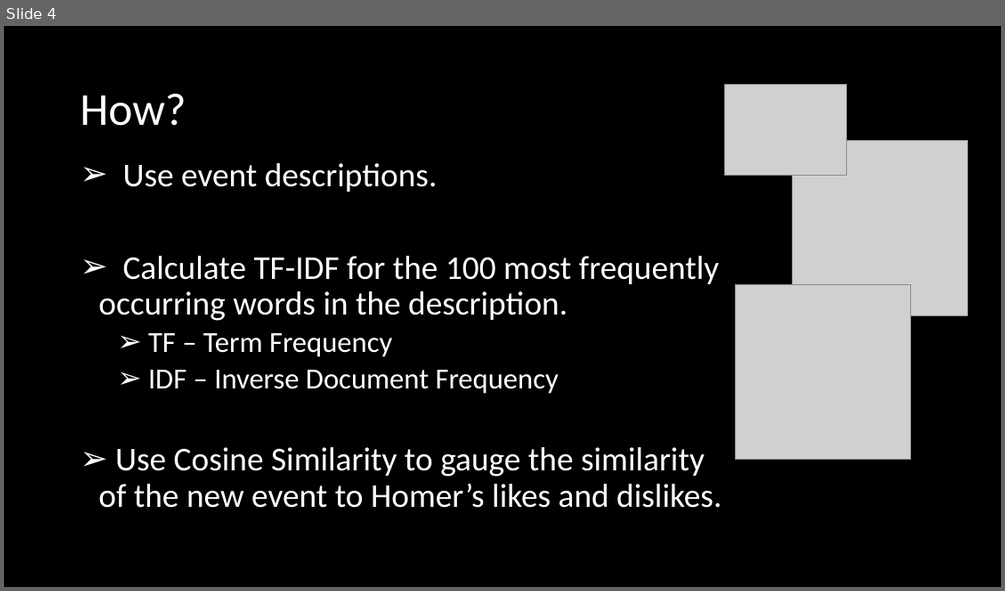
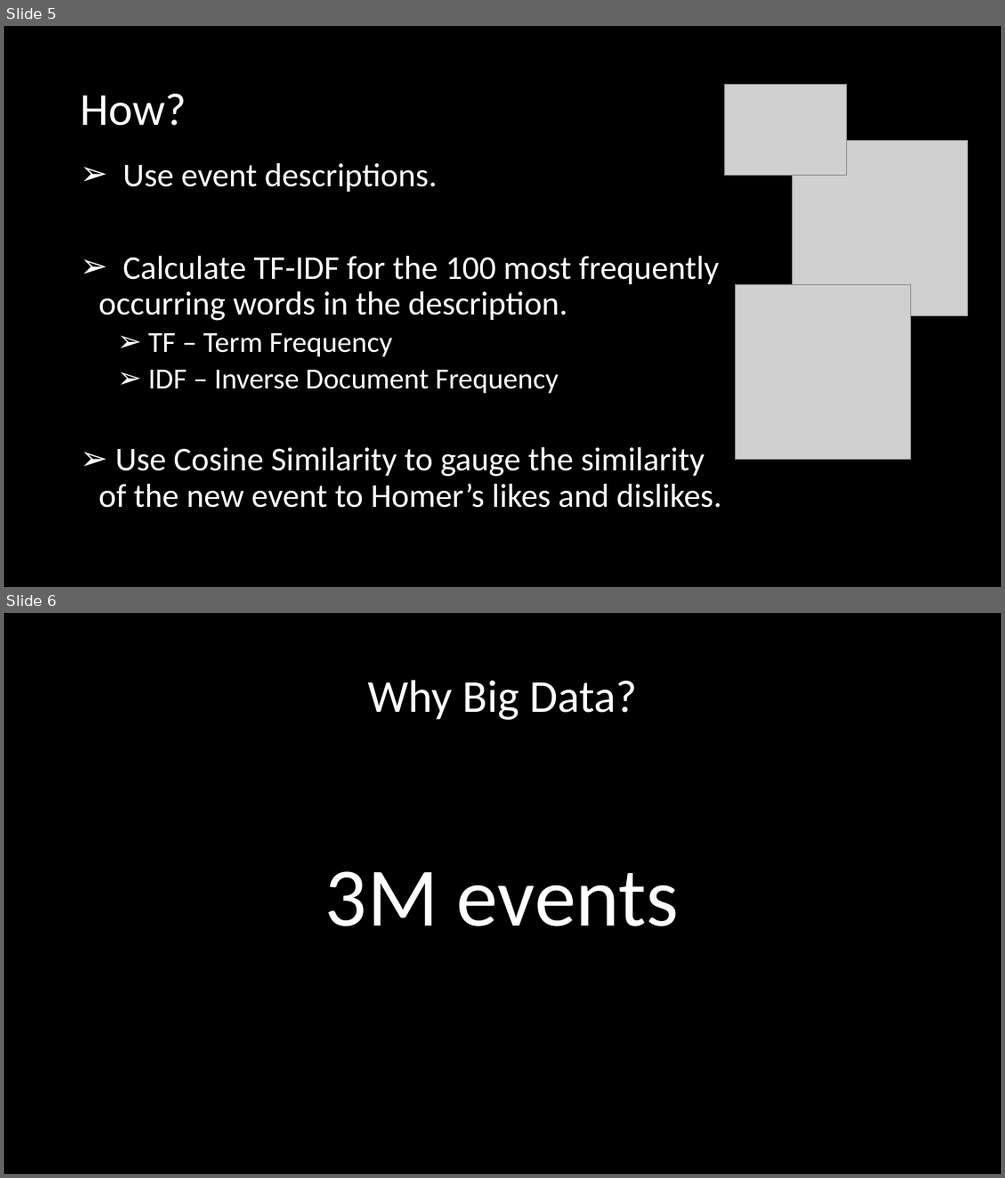
Before and after one commit to dhiviyadhanasekar/Events_Recommender, a slide deck: Big Data Project.pptx. Shown one above the other, each under a label of ours: slide 4 before the commit, slides 5 and 6 after it. The pictures are 1005x591 and 1005x1178 pixels, drawn with LibreOffice and Linux fonts; fonts in the diff are those of the drawing; grey boxes stand for pictures. Boxes give left, top, right and bottom in pixels: in the first picture for what was removed or moved away, otherwise in the second. Text is boxed around its words. In the diff, an @@ line names an element or a change of style, - is before the commit and + after.

```diff
--- a/Big Data Project.pptx
+++ b/Big Data Project.pptx
@@ slide 6 added at [4, 613, 1001, 1174], background #000000 @@
@@ title added at [368, 680, 637, 720], 44 pt, text #FFFFFF @@
+Why Big Data?
@@ text added at [325, 871, 679, 926], 80 pt, text #FFFFFF @@
+3M events
@@ what was slide 4 is now slide 5 @@
```
Also in this commit, not shown: 3 slides changed, 2 other slides added, 2 slides removed, 51 other files.
